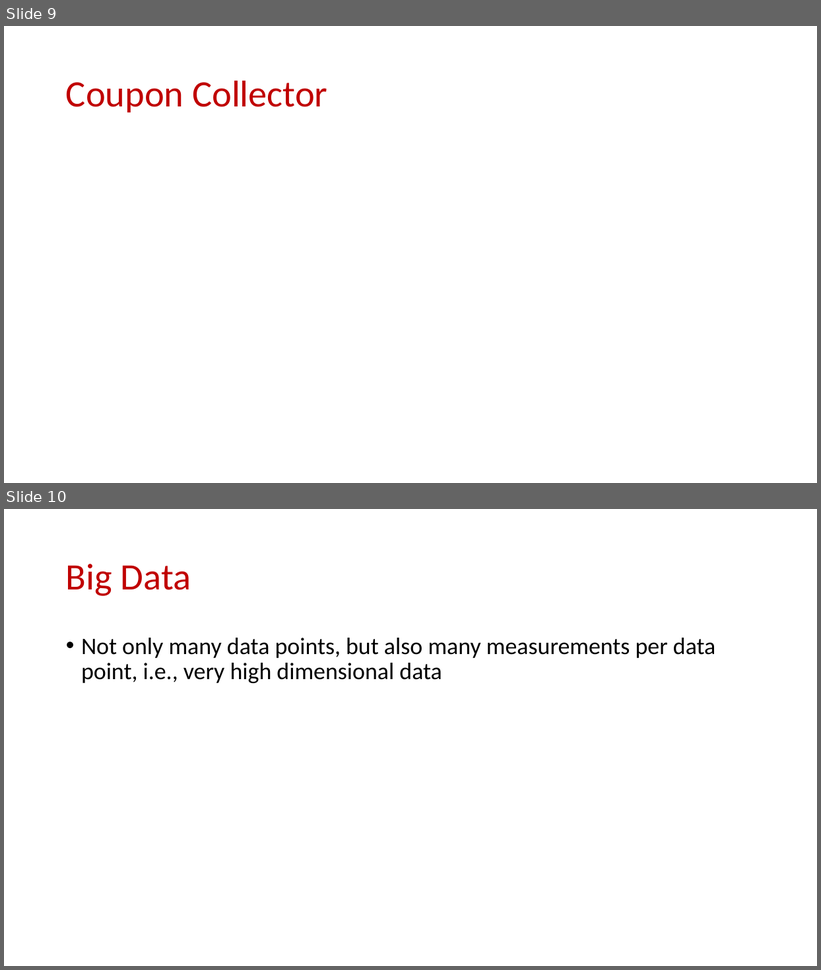
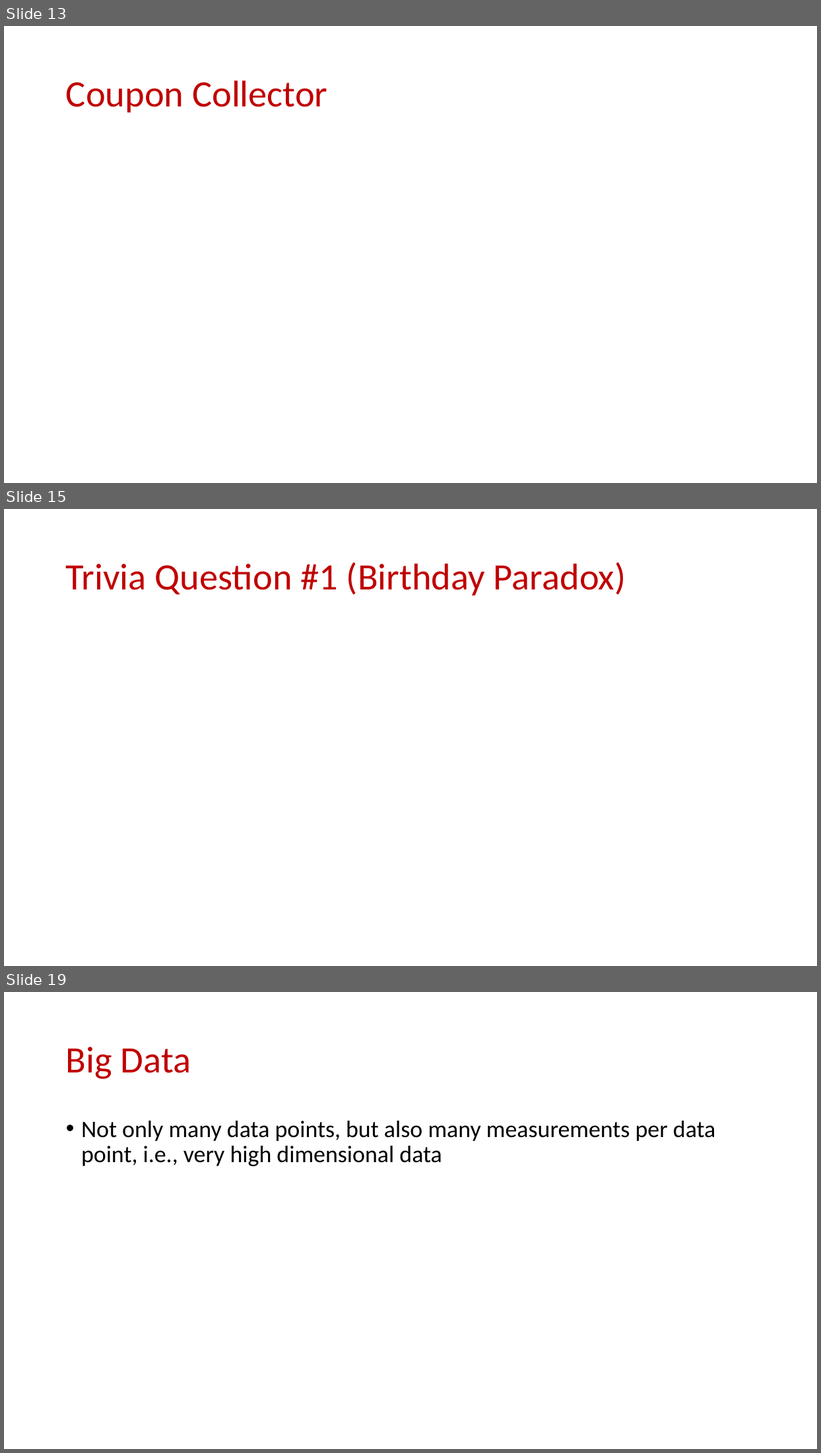
Before and after one commit to samsonzhou/samsonzhou.github.io, a slide deck: CSCE689-23/L7.pptx. Shown one above the other, each under a label of ours: slides 9 and 10 before the commit, slides 13, 15 and 19 after it; the slides between them are not shown. The pictures are 821x970 and 821x1453 pixels, drawn with LibreOffice and Linux fonts; fonts in the diff are those of the drawing; grey boxes stand for pictures. Boxes give left, top, right and bottom in pixels: in the first picture for what was removed or moved away, otherwise in the second. Text is boxed around its words. In the diff, an @@ line names an element or a change of style, - is before the commit and + after.

```diff
--- a/CSCE689-23/L7.pptx
+++ b/CSCE689-23/L7.pptx
@@ slide 15 added at bbox=[4, 509, 817, 966], background #FFFFFF @@
@@ title added at bbox=[66, 562, 626, 595], 44 pt, text #C00000 @@
+Trivia Question #1 (Birthday Paradox)
@@ what was slide 9 is now slide 13 @@
@@ what was slide 10 is now slide 19 @@
```
Also in this commit, not shown: 1 slide changed, 24 other slides added, 1 slide removed.
